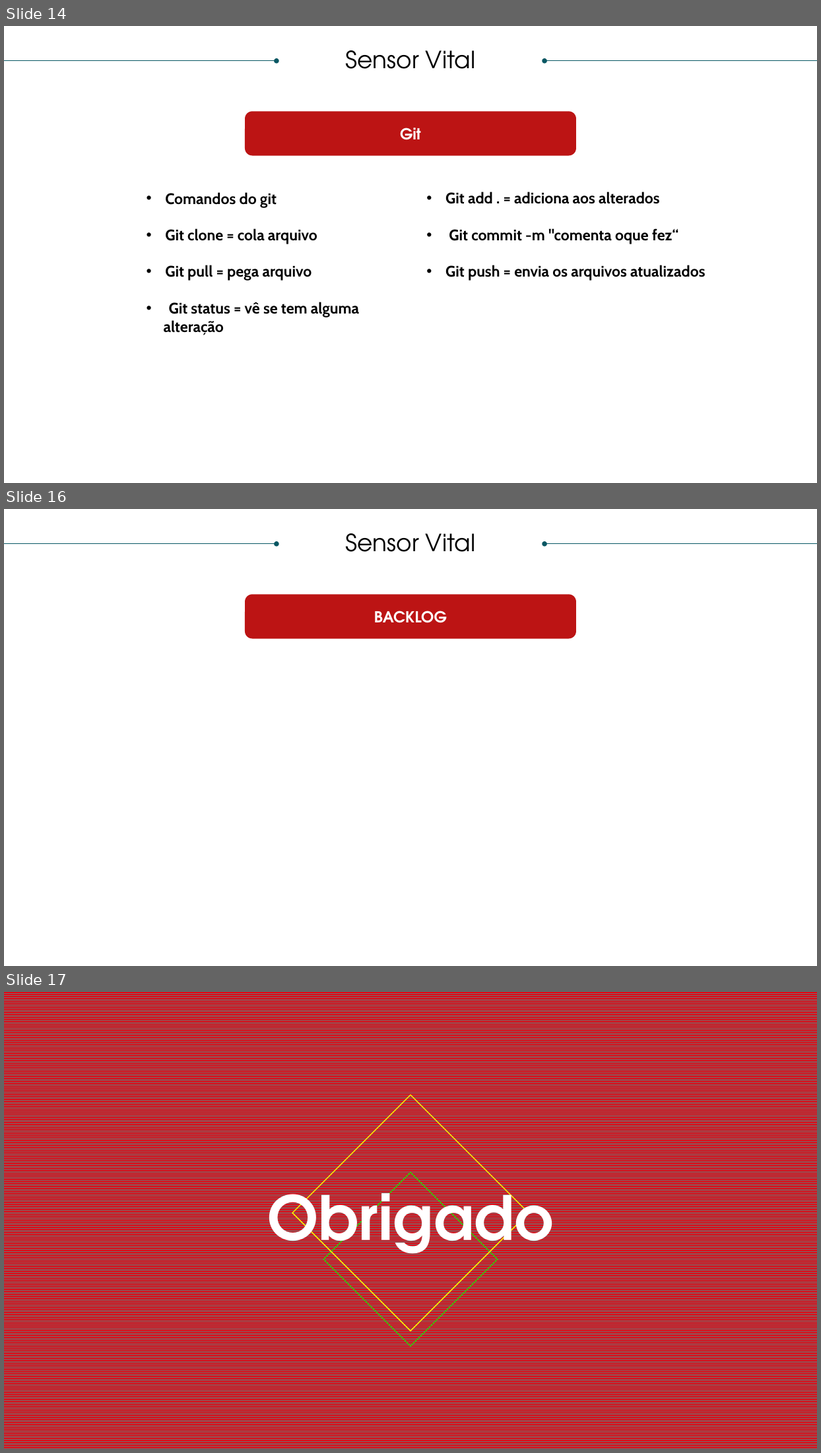
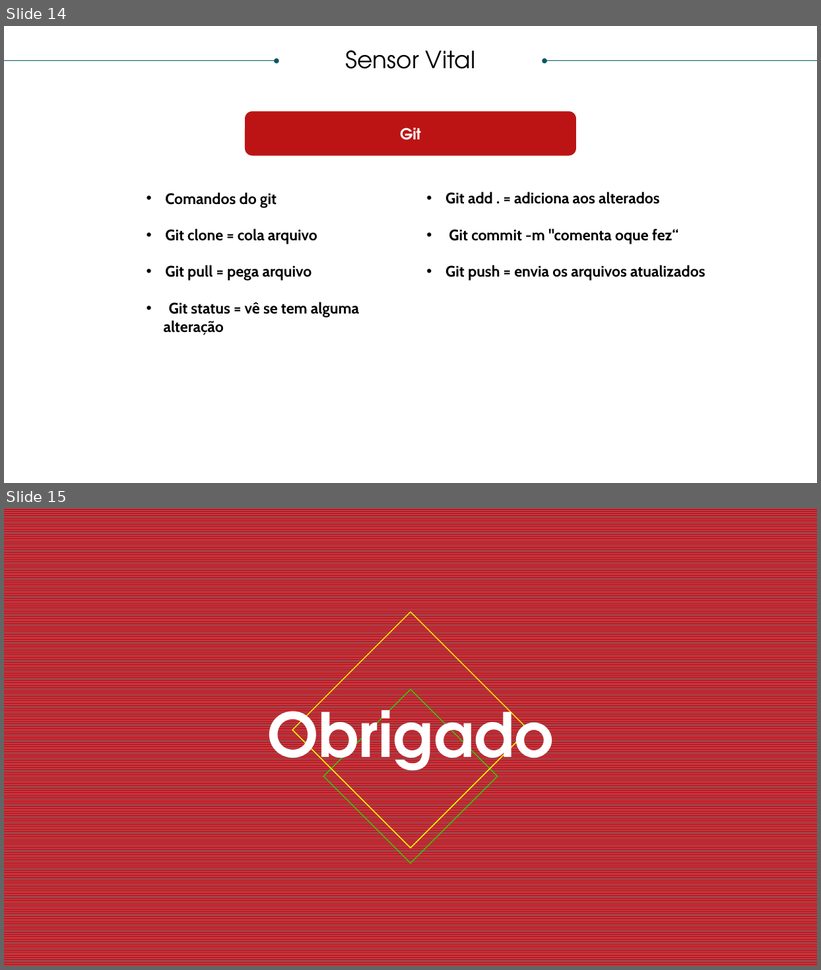
Before and after one commit to victorsamir-bandtec/Sersor-Vital, a slide deck: Apresentação/SPRINT 2.pptx. Shown one above the other, each under a label of ours: slides 14, 16 and 17 before the commit, slides 14 and 15 after it; the slides between them are not shown. The pictures are 821x1453 and 821x970 pixels, drawn with LibreOffice and Linux fonts; fonts in the diff are those of the drawing. Boxes give left, top, right and bottom in pixels: in the first picture for what was removed or moved away, otherwise in the second. Text is boxed around its words. In the diff, an @@ line names an element or a change of style, - is before the commit and + after.

```diff
--- a/Apresentação/SPRINT 2.pptx
+++ b/Apresentação/SPRINT 2.pptx
@@ slide 16 removed at [4,509,817,966], background #FFFFFF @@
@@ arrow removed from (4, 544) to (277, 544) @@
@@ text removed at [346,533,475,552] @@
-Sensor Vital
@@ arrow removed from (817, 544) to (545, 544) @@
@@ rounded rectangle removed at [245,594,576,639] @@
-BACKLOG
@@ what was slide 17 is now slide 15 @@
```
Also in this commit, not shown: 1 slide changed, 1 other slide removed.
